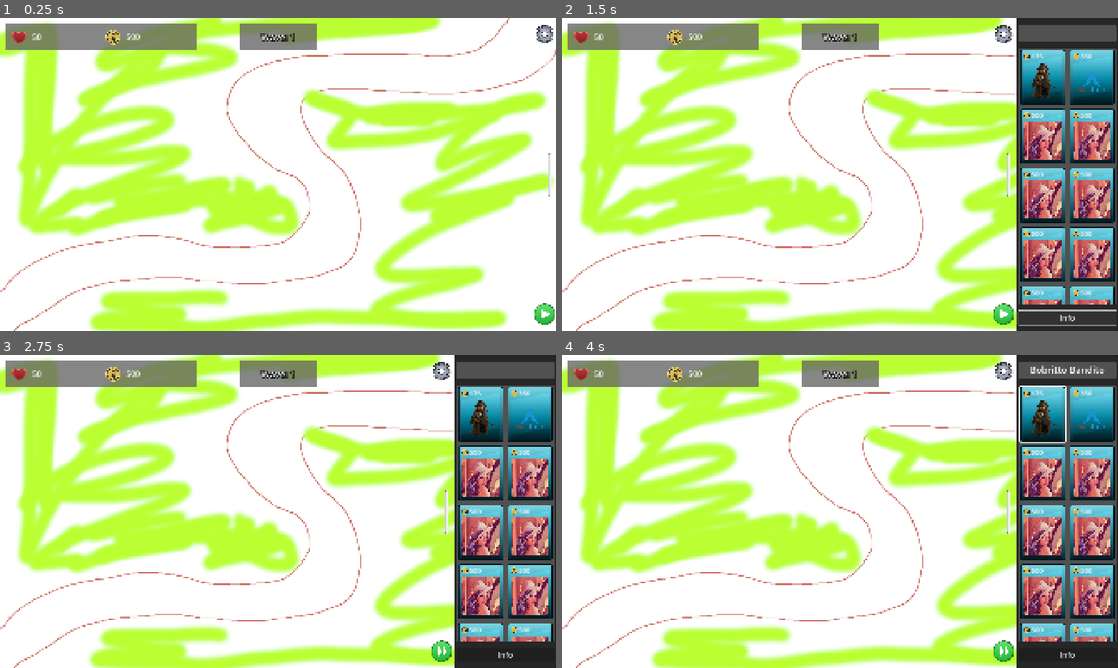
Above: before the commit, frames 1-4 (two rows, left to right).
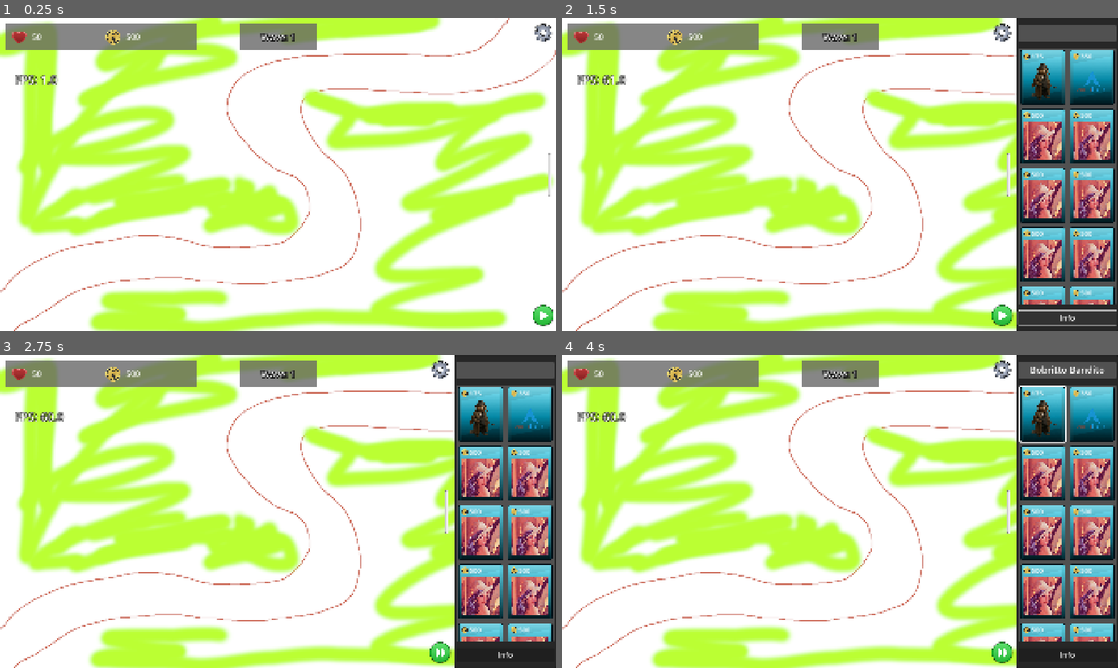
Above: after the commit, the same moments.

Repository: AstroFP/BrainRot-Tower-Defense
Game: Godot game, scene res://scenes/levels/test_level.tscn
Two runs of this game, one before a commit and one after it. Both use one fixed random seed, a clock stepped at 60 frames per second and the inputs below.
Inputs (mouse positions are in pixels of both pictures, inside the frame that each line leads up to; where the layout moved, square brackets give the same spot in the first picture):
- Up to frame 1 (0.25 s): no input
- Up to frame 2 (1.5 s): click (1112, 174) at 0.5 s; click "Info" at 1.25 s
- Up to frame 3 (2.75 s): click (439, 652) [439, 649] at 2 s
- Up to frame 4 (4 s): click (1001, 652) [1001, 649] at 2.75 s; click (1040, 414) at 3.52 s

The runs differ from the first frame. In frame 1, 0.4% of the frame differs, in the area x 2-100%, y 1-99%; in frame 2, 0.5%; in frame 3, 0.5%; in frame 4, 0.5%, in the area x 2-88%, y 1-99%.

Commit message:
feat: Implement animations for tower buy menu open and close

Diff:
--- a/assets/shaders/gray_scale_shader.gdshader
+++ b/assets/shaders/gray_scale_shader.gdshader
@@ -1,4 +1,5 @@
 shader_type canvas_item;
+render_mode blend_mix;
 
 uniform float grayscale_amount : hint_range(0.0, 1.0);
 
@@ -6,5 +7,5 @@
     vec4 tex_color = texture(TEXTURE, UV);
     float gray = dot(tex_color.rgb, vec3(0.299, 0.587, 0.114));
     vec3 color = mix(tex_color.rgb, vec3(gray), grayscale_amount);
-    COLOR = vec4(color, tex_color.a);
+    COLOR = vec4(color, tex_color.a) * vec4(1.0, 1.0, 1.0, COLOR.a);
 }
--- a/scenes/levels/test_level.tscn
+++ b/scenes/levels/test_level.tscn
@@ -1,8 +1,9 @@
-[gd_scene load_steps=8 format=3 uid="uid://bncs3ty5546u5"]
+[gd_scene load_steps=9 format=3 uid="uid://bncs3ty5546u5"]
 
 [ext_resource type="Texture2D" uid="uid://txfxh2a7blna" path="res://assets/sprites/TestBackgroundSprite.png" id="1_yautc"]
 [ext_resource type="Script" uid="uid://813n1uieffou" path="res://scripts/game_manager.gd" id="2_yautc"]
 [ext_resource type="Resource" uid="uid://cegu47iexc80f" path="res://resources/normal_difficulty.tres" id="3_48ne7"]
+[ext_resource type="Script" uid="uid://ju2h5ycbma88" path="res://scripts/fps_meter.gd" id="4_v45ci"]
 
 [sub_resource type="PlaceholderTexture2D" id="PlaceholderTexture2D_v45ci"]
 size = Vector2(1000, 1080)
@@ -73,3 +74,14 @@
 metadata/_custom_type_script = "uid://813n1uieffou"
 
 [node name="Towers" type="Node2D" parent="."]
+
+[node name="Label" type="Label" parent="."]
+offset_left = -910.0
+offset_top = -357.0
+offset_right = -629.0
+offset_bottom = -202.0
+theme_override_colors/font_outline_color = Color(0, 0, 0, 1)
+theme_override_constants/outline_size = 8
+theme_override_font_sizes/font_size = 40
+text = "FPS: "
+script = ExtResource("4_v45ci")
--- a/scenes/ui/ui.tscn
+++ b/scenes/ui/ui.tscn
@@ -58,6 +58,396 @@
 corner_radius_bottom_right = 8
 corner_radius_bottom_left = 8
 
+[sub_resource type="Animation" id="Animation_hc5d0"]
+length = 0.001
+tracks/0/type = "bezier"
+tracks/0/imported = false
+tracks/0/enabled = true
+tracks/0/path = NodePath("TowerBuyMenu:custom_minimum_size:x")
+tracks/0/interp = 1
+tracks/0/loop_wrap = true
+tracks/0/keys = {
+"handle_modes": PackedInt32Array(0),
+"points": PackedFloat32Array(0, -0.25, 0, 0.25, 0),
+"times": PackedFloat32Array(0)
+}
+tracks/1/type = "bezier"
+tracks/1/imported = false
+tracks/1/enabled = true
+tracks/1/path = NodePath("TowerBuyMenu:custom_minimum_size:y")
+tracks/1/interp = 1
+tracks/1/loop_wrap = true
+tracks/1/keys = {
+"handle_modes": PackedInt32Array(0),
+"points": PackedFloat32Array(0, -0.25, 0, 0.25, 0),
+"times": PackedFloat32Array(0)
+}
+tracks/2/type = "value"
+tracks/2/imported = false
+tracks/2/enabled = true
+tracks/2/path = NodePath("TowerBuyMenu/TowerBuyMenyItemsWrapper/TowerBuyMenuItems/TowerInfoBtn:text")
+tracks/2/interp = 1
+tracks/2/loop_wrap = true
+tracks/2/keys = {
+"times": PackedFloat32Array(0),
+"transitions": PackedFloat32Array(1),
+"update": 1,
+"values": [""]
+}
+tracks/3/type = "bezier"
+tracks/3/imported = false
+tracks/3/enabled = true
+tracks/3/path = NodePath("TowerBuyMenu/TowerBuyMenyItemsWrapper/TowerBuyMenuItems/BuyMenuTowerScroll:custom_minimum_size:x")
+tracks/3/interp = 1
+tracks/3/loop_wrap = true
+tracks/3/keys = {
+"handle_modes": PackedInt32Array(0),
+"points": PackedFloat32Array(0, -0.2, 0, 0.2, 0),
+"times": PackedFloat32Array(0)
+}
+tracks/4/type = "bezier"
+tracks/4/imported = false
+tracks/4/enabled = true
+tracks/4/path = NodePath("TowerBuyMenu/TowerBuyMenyItemsWrapper/TowerBuyMenuItems/BuyMenuTowerScroll:custom_minimum_size:y")
+tracks/4/interp = 1
+tracks/4/loop_wrap = true
+tracks/4/keys = {
+"handle_modes": PackedInt32Array(0),
+"points": PackedFloat32Array(0, -0.2, 0, 0.2, 0),
+"times": PackedFloat32Array(0)
+}
+tracks/5/type = "value"
+tracks/5/imported = false
+tracks/5/enabled = true
+tracks/5/path = NodePath("TowerBuyMenu:visible")
+tracks/5/interp = 1
+tracks/5/loop_wrap = true
+tracks/5/keys = {
+"times": PackedFloat32Array(0),
+"transitions": PackedFloat32Array(1),
+"update": 1,
+"values": [true]
+}
+tracks/6/type = "value"
+tracks/6/imported = false
+tracks/6/enabled = true
+tracks/6/path = NodePath("TowerBuyMenu/TowerBuyMenyItemsWrapper/TowerBuyMenuItems/BuyMenuTowerScroll/BuyMenuTowerList:visible")
+tracks/6/interp = 1
+tracks/6/loop_wrap = true
+tracks/6/keys = {
+"times": PackedFloat32Array(0),
+"transitions": PackedFloat32Array(1),
+"update": 1,
+"values": [true]
+}
+tracks/7/type = "bezier"
+tracks/7/imported = false
+tracks/7/enabled = true
+tracks/7/path = NodePath("TowerBuyMenu/TowerBuyMenyItemsWrapper/TowerBuyMenuItems/BuyMenuTowerScroll/BuyMenuTowerList:modulate:r")
+tracks/7/interp = 1
+tracks/7/loop_wrap = true
+tracks/7/keys = {
+"handle_modes": PackedInt32Array(0),
+"points": PackedFloat32Array(1, -0.25, 0, 0.25, 0),
+"times": PackedFloat32Array(0)
+}
+tracks/8/type = "bezier"
+tracks/8/imported = false
+tracks/8/enabled = true
+tracks/8/path = NodePath("TowerBuyMenu/TowerBuyMenyItemsWrapper/TowerBuyMenuItems/BuyMenuTowerScroll/BuyMenuTowerList:modulate:g")
+tracks/8/interp = 1
+tracks/8/loop_wrap = true
+tracks/8/keys = {
+"handle_modes": PackedInt32Array(0),
+"points": PackedFloat32Array(1, -0.25, 0, 0.25, 0),
+"times": PackedFloat32Array(0)
+}
+tracks/9/type = "bezier"
+tracks/9/imported = false
+tracks/9/enabled = true
+tracks/9/path = NodePath("TowerBuyMenu/TowerBuyMenyItemsWrapper/TowerBuyMenuItems/BuyMenuTowerScroll/BuyMenuTowerList:modulate:b")
+tracks/9/interp = 1
+tracks/9/loop_wrap = true
+tracks/9/keys = {
+"handle_modes": PackedInt32Array(0),
+"points": PackedFloat32Array(1, -0.25, 0, 0.25, 0),
+"times": PackedFloat32Array(0)
+}
+tracks/10/type = "bezier"
+tracks/10/imported = false
+tracks/10/enabled = true
+tracks/10/path = NodePath("TowerBuyMenu/TowerBuyMenyItemsWrapper/TowerBuyMenuItems/BuyMenuTowerScroll/BuyMenuTowerList:modulate:a")
+tracks/10/interp = 1
+tracks/10/loop_wrap = true
+tracks/10/keys = {
+"handle_modes": PackedInt32Array(0),
+"points": PackedFloat32Array(0, -0.25, 0, 0.25, 0),
+"times": PackedFloat32Array(0)
+}
+
+[sub_resource type="Animation" id="Animation_n3vwu"]
+resource_name = "close"
+length = 0.75
+tracks/0/type = "bezier"
+tracks/0/imported = false
+tracks/0/enabled = true
+tracks/0/path = NodePath("TowerBuyMenu:custom_minimum_size:x")
+tracks/0/interp = 1
+tracks/0/loop_wrap = true
+tracks/0/keys = {
+"handle_modes": PackedInt32Array(0, 0),
+"points": PackedFloat32Array(350, -0.25, 0, 0.25, 0, 0, -0.25, 0, 0.25, 0),
+"times": PackedFloat32Array(0.3, 0.75)
+}
+tracks/1/type = "bezier"
+tracks/1/imported = false
+tracks/1/enabled = true
+tracks/1/path = NodePath("TowerBuyMenu:custom_minimum_size:y")
+tracks/1/interp = 1
+tracks/1/loop_wrap = true
+tracks/1/keys = {
+"handle_modes": PackedInt32Array(0, 0),
+"points": PackedFloat32Array(0, -0.25, 0, 0.25, 0, 0, -0.25, 0, 0.25, 0),
+"times": PackedFloat32Array(0.3, 0.75)
+}
+tracks/2/type = "value"
+tracks/2/imported = false
+tracks/2/enabled = true
+tracks/2/path = NodePath("TowerBuyMenu/TowerBuyMenyItemsWrapper/TowerBuyMenuItems/TowerInfoBtn:text")
+tracks/2/interp = 1
+tracks/2/loop_wrap = true
+tracks/2/keys = {
+"times": PackedFloat32Array(0.566667),
+"transitions": PackedFloat32Array(1),
+"update": 1,
+"values": [""]
+}
+tracks/3/type = "bezier"
+tracks/3/imported = false
+tracks/3/enabled = true
+tracks/3/path = NodePath("TowerBuyMenu/TowerBuyMenyItemsWrapper/TowerBuyMenuItems/BuyMenuTowerScroll:custom_minimum_size:x")
+tracks/3/interp = 1
+tracks/3/loop_wrap = true
+tracks/3/keys = {
+"handle_modes": PackedInt32Array(0),
+"points": PackedFloat32Array(0, -0.2, 0, 0.2, 0),
+"times": PackedFloat32Array(0)
+}
+tracks/4/type = "bezier"
+tracks/4/imported = false
+tracks/4/enabled = true
+tracks/4/path = NodePath("TowerBuyMenu/TowerBuyMenyItemsWrapper/TowerBuyMenuItems/BuyMenuTowerScroll:custom_minimum_size:y")
+tracks/4/interp = 1
+tracks/4/loop_wrap = true
+tracks/4/keys = {
+"handle_modes": PackedInt32Array(0),
+"points": PackedFloat32Array(0, -0.2, 0, 0.2, 0),
+"times": PackedFloat32Array(0)
+}
+tracks/5/type = "value"
+tracks/5/imported = false
+tracks/5/enabled = true
+tracks/5/path = NodePath("TowerBuyMenu:visible")
+tracks/5/interp = 1
+tracks/5/loop_wrap = true
+tracks/5/keys = {
+"times": PackedFloat32Array(0, 0.65),
+"transitions": PackedFloat32Array(1, 1),
+"update": 1,
+"values": [true, false]
+}
+tracks/6/type = "value"
+tracks/6/imported = false
+tracks/6/enabled = true
+tracks/6/path = NodePath("TowerBuyMenu/TowerBuyMenyItemsWrapper/TowerBuyMenuItems/BuyMenuTowerScroll/BuyMenuTowerList:visible")
+tracks/6/interp = 1
+tracks/6/loop_wrap = true
+tracks/6/keys = {
+"times": PackedFloat32Array(0.3),
+"transitions": PackedFloat32Array(1),
+"update": 1,
+"values": [false]
+}
+tracks/7/type = "bezier"
+tracks/7/imported = false
+tracks/7/enabled = true
+tracks/7/path = NodePath("TowerBuyMenu/TowerBuyMenyItemsWrapper/TowerBuyMenuItems/BuyMenuTowerScroll/BuyMenuTowerList:modulate:r")
+tracks/7/interp = 1
+tracks/7/loop_wrap = true
+tracks/7/keys = {
+"handle_modes": PackedInt32Array(0, 0),
+"points": PackedFloat32Array(1, -0.25, 0, 0.25, 0, 1, -0.25, 0, 0.25, 0),
+"times": PackedFloat32Array(0, 0.3)
+}
+tracks/8/type = "bezier"
+tracks/8/imported = false
+tracks/8/enabled = true
+tracks/8/path = NodePath("TowerBuyMenu/TowerBuyMenyItemsWrapper/TowerBuyMenuItems/BuyMenuTowerScroll/BuyMenuTowerList:modulate:g")
+tracks/8/interp = 1
+tracks/8/loop_wrap = true
+tracks/8/keys = {
+"handle_modes": PackedInt32Array(0, 0),
+"points": PackedFloat32Array(1, -0.25, 0, 0.25, 0, 1, -0.25, 0, 0.25, 0),
+"times": PackedFloat32Array(0, 0.3)
+}
+tracks/9/type = "bezier"
+tracks/9/imported = false
+tracks/9/enabled = true
+tracks/9/path = NodePath("TowerBuyMenu/TowerBuyMenyItemsWrapper/TowerBuyMenuItems/BuyMenuTowerScroll/BuyMenuTowerList:modulate:b")
+tracks/9/interp = 1
+tracks/9/loop_wrap = true
+tracks/9/keys = {
+"handle_modes": PackedInt32Array(0, 0),
+"points": PackedFloat32Array(1, -0.25, 0, 0.25, 0, 1, -0.25, 0, 0.25, 0),
+"times": PackedFloat32Array(0, 0.3)
+}
+tracks/10/type = "bezier"
+tracks/10/imported = false
+tracks/10/enabled = true
+tracks/10/path = NodePath("TowerBuyMenu/TowerBuyMenyItemsWrapper/TowerBuyMenuItems/BuyMenuTowerScroll/BuyMenuTowerList:modulate:a")
+tracks/10/interp = 1
+tracks/10/loop_wrap = true
+tracks/10/keys = {
+"handle_modes": PackedInt32Array(0, 0),
+"points": PackedFloat32Array(1, -0.25, 0, 0.25, 0, 0, -0.25, 0, 0.25, 0),
+"times": PackedFloat32Array(0, 0.3)
+}
+
+[sub_resource type="Animation" id="Animation_swkix"]
+resource_name = "open"
+length = 0.75
+tracks/0/type = "bezier"
+tracks/0/imported = false
+tracks/0/enabled = true
+tracks/0/path = NodePath("TowerBuyMenu:custom_minimum_size:x")
+tracks/0/interp = 1
+tracks/0/loop_wrap = true
+tracks/0/keys = {
+"handle_modes": PackedInt32Array(0, 0),
+"points": PackedFloat32Array(0, -0.25, 0, 0.25, 0, 350, -0.25, 0, 0.25, 0),
+"times": PackedFloat32Array(0, 0.45)
+}
+tracks/1/type = "bezier"
+tracks/1/imported = false
+tracks/1/enabled = true
+tracks/1/path = NodePath("TowerBuyMenu:custom_minimum_size:y")
+tracks/1/interp = 1
+tracks/1/loop_wrap = true
+tracks/1/keys = {
+"handle_modes": PackedInt32Array(0, 0),
+"points": PackedFloat32Array(0, -0.25, 0, 0.25, 0, 0, -0.25, 0, 0.25, 0),
+"times": PackedFloat32Array(0, 0.45)
+}
+tracks/2/type = "value"
+tracks/2/imported = false
+tracks/2/enabled = true
+tracks/2/path = NodePath("TowerBuyMenu/TowerBuyMenyItemsWrapper/TowerBuyMenuItems/TowerInfoBtn:text")
+tracks/2/interp = 1
+tracks/2/loop_wrap = true
+tracks/2/keys = {
+"times": PackedFloat32Array(0, 0.166667),
+"transitions": PackedFloat32Array(1, 1),
+"update": 1,
+"values": ["", "Info"]
+}
+tracks/3/type = "bezier"
+tracks/3/imported = false
+tracks/3/enabled = true
+tracks/3/path = NodePath("TowerBuyMenu/TowerBuyMenyItemsWrapper/TowerBuyMenuItems/BuyMenuTowerScroll:custom_minimum_size:x")
+tracks/3/interp = 1
+tracks/3/loop_wrap = true
+tracks/3/keys = {
+"handle_modes": PackedInt32Array(0),
+"points": PackedFloat32Array(0, -0.2, 0, 0.2, 0),
+"times": PackedFloat32Array(0)
+}
+tracks/4/type = "bezier"
+tracks/4/imported = false
+tracks/4/enabled = true
+tracks/4/path = NodePath("TowerBuyMenu/TowerBuyMenyItemsWrapper/TowerBuyMenuItems/BuyMenuTowerScroll:custom_minimum_size:y")
+tracks/4/interp = 1
+tracks/4/loop_wrap = true
+tracks/4/keys = {
+"handle_modes": PackedInt32Array(0),
+"points": PackedFloat32Array(0, -0.2, 0, 0.2, 0),
+"times": PackedFloat32Array(0)
+}
+tracks/5/type = "value"
+tracks/5/imported = false
+tracks/5/enabled = true
+tracks/5/path = NodePath("TowerBuyMenu:visible")
+tracks/5/interp = 1
+tracks/5/loop_wrap = true
+tracks/5/keys = {
+"times": PackedFloat32Array(0, 0.1),
+"transitions": PackedFloat32Array(1, 1),
+"update": 1,
+"values": [false, true]
+}
+tracks/6/type = "value"
+tracks/6/imported = false
+tracks/6/enabled = true
+tracks/6/path = NodePath("TowerBuyMenu/TowerBuyMenyItemsWrapper/TowerBuyMenuItems/BuyMenuTowerScroll/BuyMenuTowerList:visible")
+tracks/6/interp = 1
+tracks/6/loop_wrap = true
+tracks/6/keys = {
+"times": PackedFloat32Array(0, 0.45),
+"transitions": PackedFloat32Array(1, 1),
+"update": 1,
+"values": [false, true]
+}
+tracks/7/type = "bezier"
+tracks/7/imported = false
+tracks/7/enabled = true
+tracks/7/path = NodePath("TowerBuyMenu/TowerBuyMenyItemsWrapper/TowerBuyMenuItems/BuyMenuTowerScroll/BuyMenuTowerList:modulate:r")
+tracks/7/interp = 1
+tracks/7/loop_wrap = true
+tracks/7/keys = {
+"handle_modes": PackedInt32Array(0, 0),
+"points": PackedFloat32Array(1, -0.25, 0, 0.25, 0, 1, -0.25, 0, 0.25, 0),
+"times": PackedFloat32Array(0.45, 0.75)
+}
+tracks/8/type = "bezier"
+tracks/8/imported = false
+tracks/8/enabled = true
+tracks/8/path = NodePath("TowerBuyMenu/TowerBuyMenyItemsWrapper/TowerBuyMenuItems/BuyMenuTowerScroll/BuyMenuTowerList:modulate:g")
+tracks/8/interp = 1
+tracks/8/loop_wrap = true
+tracks/8/keys = {
+"handle_modes": PackedInt32Array(0, 0),
+"points": PackedFloat32Array(1, -0.25, 0, 0.25, 0, 1, -0.25, 0, 0.25, 0),
+"times": PackedFloat32Array(0.45, 0.75)
+}
+tracks/9/type = "bezier"
+tracks/9/imported = false
+tracks/9/enabled = true
+tracks/9/path = NodePath("TowerBuyMenu/TowerBuyMenyItemsWrapper/TowerBuyMenuItems/BuyMenuTowerScroll/BuyMenuTowerList:modulate:b")
+tracks/9/interp = 1
+tracks/9/loop_wrap = true
+tracks/9/keys = {
+"handle_modes": PackedInt32Array(0, 0),
+"points": PackedFloat32Array(1, -0.25, 0, 0.25, 0, 1, -0.25, 0, 0.25, 0),
+"times": PackedFloat32Array(0.45, 0.75)
+}
+tracks/10/type = "bezier"
+tracks/10/imported = false
+tracks/10/enabled = true
+tracks/10/path = NodePath("TowerBuyMenu/TowerBuyMenyItemsWrapper/TowerBuyMenuItems/BuyMenuTowerScroll/BuyMenuTowerList:modulate:a")
+tracks/10/interp = 1
+tracks/10/loop_wrap = true
+tracks/10/keys = {
+"handle_modes": PackedInt32Array(0, 0),
+"points": PackedFloat32Array(0, -0.25, 0, 0.25, 0, 1, -0.25, 0, 0.25, 0),
+"times": PackedFloat32Array(0.45, 0.75)
+}
+
+[sub_resource type="AnimationLibrary" id="AnimationLibrary_n3vwu"]
+_data = {
+&"RESET": SubResource("Animation_hc5d0"),
+&"close": SubResource("Animation_n3vwu"),
+&"open": SubResource("Animation_swkix")
+}
+
 [node name="UICanvas" type="CanvasLayer"]
 script = ExtResource("1_f5cxw")
 
@@ -81,6 +471,7 @@
 stretch_mode = 1
 
 [node name="UI" type="Control" parent="UIContainer"]
+clip_contents = true
 layout_mode = 2
 
 [node name="PlayableArea" type="MarginContainer" parent="UIContainer/UI"]
@@ -108,7 +499,6 @@
 color = Color(0.439049, 0.439049, 0.439049, 1)
 
 [node name="TowerBuyMenuWrapper" type="HBoxContainer" parent="UIContainer/UI"]
-custom_minimum_size = Vector2(20, 0)
 layout_mode = 1
 anchors_preset = 11
 anchor_left = 1.0
@@ -121,10 +511,11 @@
 script = ExtResource("1_u7n8c")
 
 [node name="RightMenuBtnContainer" type="MarginContainer" parent="UIContainer/UI/TowerBuyMenuWrapper"]
-layout_mode = 2
-theme_override_constants/margin_top = 20
+custom_minimum_size = Vector2(90, 0)
+layout_mode = 2
+theme_override_constants/margin_top = 15
 theme_override_constants/margin_right = 0
-theme_override_constants/margin_bottom = 20
+theme_override_constants/margin_bottom = 15
 
 [node name="PauseBtn" type="Button" parent="UIContainer/UI/TowerBuyMenuWrapper/RightMenuBtnContainer"]
 custom_minimum_size = Vector2(70, 70)
@@ -164,12 +555,6 @@
 layout_mode = 2
 theme = SubResource("Theme_hc5d0")
 
-[node name="TowerBuyMenuBg" type="ColorRect" parent="UIContainer/UI/TowerBuyMenuWrapper/TowerBuyMenu"]
-visible = false
-z_index = -1
-layout_mode = 2
-color = Color(0.560955, 0.560955, 0.560955, 1)
-
 [node name="TowerBuyMenyItemsWrapper" type="MarginContainer" parent="UIContainer/UI/TowerBuyMenuWrapper/TowerBuyMenu"]
 layout_mode = 2
 theme_override_constants/margin_left = 5
@@ -189,7 +574,6 @@
 custom_minimum_size = Vector2(0, 50)
 layout_mode = 2
 theme_override_font_sizes/font_size = 32
-text = "debug"
 horizontal_alignment = 1
 
 [node name="BuyMenuTowerScroll" type="ScrollContainer" parent="UIContainer/UI/TowerBuyMenuWrapper/TowerBuyMenu/TowerBuyMenyItemsWrapper/TowerBuyMenuItems"]
@@ -200,15 +584,22 @@
 vertical_scroll_mode = 3
 
 [node name="BuyMenuTowerList" type="VBoxContainer" parent="UIContainer/UI/TowerBuyMenuWrapper/TowerBuyMenu/TowerBuyMenyItemsWrapper/TowerBuyMenuItems/BuyMenuTowerScroll"]
+modulate = Color(1, 1, 1, 0)
+clip_contents = true
 layout_mode = 2
 size_flags_horizontal = 8
 theme_override_constants/separation = 6
 script = ExtResource("7_swkix")
 
 [node name="TowerInfoBtn" type="Button" parent="UIContainer/UI/TowerBuyMenuWrapper/TowerBuyMenu/TowerBuyMenyItemsWrapper/TowerBuyMenuItems"]
-layout_mode = 2
-theme_override_font_sizes/font_size = 28
-text = "Info"
+custom_minimum_size = Vector2(0, 48)
+layout_mode = 2
+theme_override_font_sizes/font_size = 28
+
+[node name="AnimationPlayer" type="AnimationPlayer" parent="UIContainer/UI/TowerBuyMenuWrapper"]
+libraries = {
+&"": SubResource("AnimationLibrary_n3vwu")
+}
 
 [node name="ResourcesPanel" type="MarginContainer" parent="UIContainer/UI"]
 custom_minimum_size = Vector2(700, 75)
--- a/scripts/buy_menu_manager.gd
+++ b/scripts/buy_menu_manager.gd
@@ -20,7 +20,10 @@
 @onready var pause_btn = $RightMenuBtnContainer/PauseBtn
 @onready var play_btn = $RightMenuBtnContainer/PlayBtn
 @onready var tower_name_label = $TowerBuyMenu/TowerBuyMenyItemsWrapper/TowerBuyMenuItems/TowerNameLabelWrapper/TowerNameLabel
+@onready var animation_player = $AnimationPlayer
 
+var open_animation_duration = 0.5
+var base_scale_vec = Vector2.ONE
 
 func _ready():
 	# setup process mode
@@ -38,22 +41,22 @@
 	if event is InputEventScreenTouch:
 		var pos = event.position
 
-		if !playable_area.get_global_rect().has_point(pos):
-			return
+		#if !playable_area.get_global_rect().has_point(pos):
+			#return
+			#
+		#if tower_buy_menu.get_global_rect().has_point(pos):
+			#return
+		#
+		#if toggle_tower_buy_menu_btn.get_global_rect().has_point(pos):
+			#return
+		#
+		#if pause_btn.get_global_rect().has_point(pos):
+			#return
+		#
+		#if  play_btn.get_global_rect().has_point(pos):
+			#return
 
-		if tower_buy_menu.get_global_rect().has_point(pos):
-			return
-
-		if toggle_tower_buy_menu_btn.get_global_rect().has_point(pos):
-			return
-
-		if pause_btn.get_global_rect().has_point(pos):
-			return
-
-		if  play_btn.get_global_rect().has_point(pos):
-			return
-
-		tower_buy_menu.visible = false
+		#tower_buy_menu.visible = false
 
 		#if playable_area.get_global_rect().has_point(pos) && !tower_buy_menu.get_global_rect().has_point(pos) && !toggle_tower_buy_menu_btn.get_global_rect().has_point(pos) && !pause_btn.get_global_rect().has_point(pos) && !play_btn.get_global_rect().has_point(pos):
 			#tower_buy_menu.visible = false
@@ -74,9 +77,13 @@
 
 func _on_toggle_tower_buy_menu_btn_pressed():
 	if tower_buy_menu.visible:
-		tower_buy_menu.visible = false
+		animation_player.play("close")
+		#tower_buy_menu.visible = false
 	else:
-		tower_buy_menu.visible= true
+		#tower_buy_menu.visible= true
+		animation_player.play("open")
+
+
 
 func _on_banner_pressed(banner: TowerBuyBanner):
 	update_tower_name_label_text(banner.tower)
--- /dev/null
+++ b/scripts/fps_meter.gd
@@ -0,0 +1,12 @@
+extends Label
+
+
+# Called when the node enters the scene tree for the first time.
+func _ready():
+	pass # Replace with function body.
+
+
+# Called every frame. 'delta' is the elapsed time since the previous frame.
+func _process(_delta):
+	var fps = Engine.get_frames_per_second()
+	text = "FPS: "+str(fps)
--- a/scripts/ui/tower_buy_banner.gd
+++ b/scripts/ui/tower_buy_banner.gd
@@ -13,6 +13,7 @@
 var tower: TowerStats
 var is_disabled = false
 var is_selected = false
+
 
 func _ready():
 	setup_banner()
Not shown: 1 places in scenes/ui/ui.tscn that only renumber resources
Not shown, added: scripts/fps_meter.gd.uid
